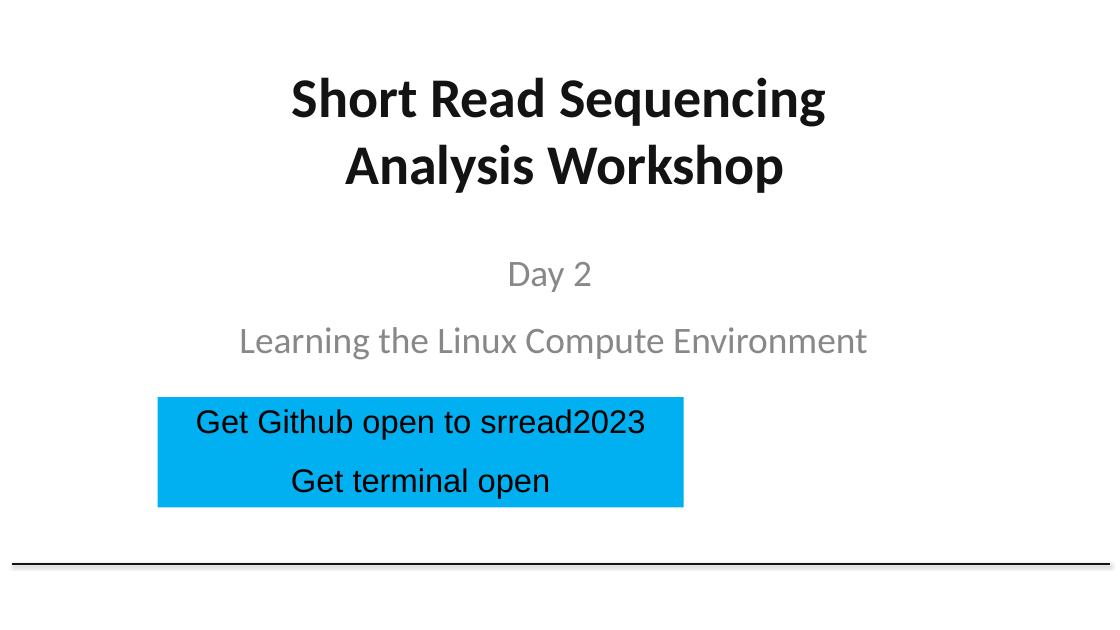
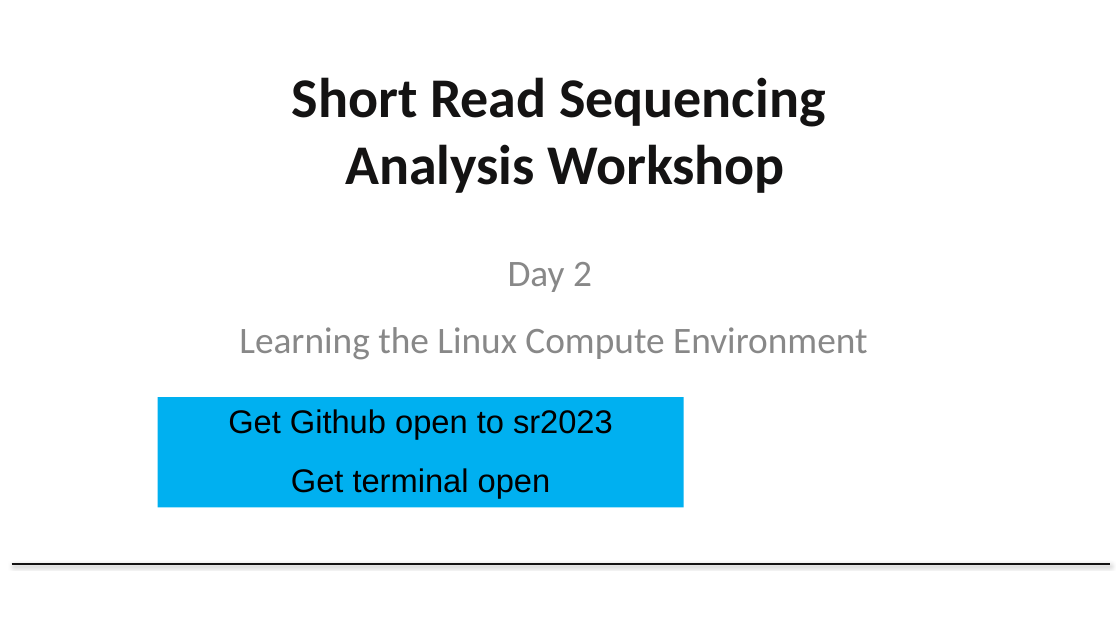
Before and after one commit to Dowell-Lab/srworkshop, a slide deck: slide 1 of day02/slides/Day2_Slides_2023_HT.pptx. Drawn at 1120x630 pixels with LibreOffice and Linux fonts; fonts in the diff are those of the drawing; background and template pictures are left out. Boxes give left, top, right and bottom in pixels: in the first picture for what was removed or moved away, otherwise in the second. Text is boxed around its words. In the diff, an @@ line names an element or a change of style, - is before the commit and + after.

```diff
--- a/day02/slides/Day2_Slides_2023_HT.pptx
+++ b/day02/slides/Day2_Slides_2023_HT.pptx
@@ text in rectangle at [228, 409, 613, 439]: text changed @@
-Get Github open to srread2023
+Get Github open to sr2023
```
Also in this commit, not shown: 5 other slides changed, 3 slides added.
